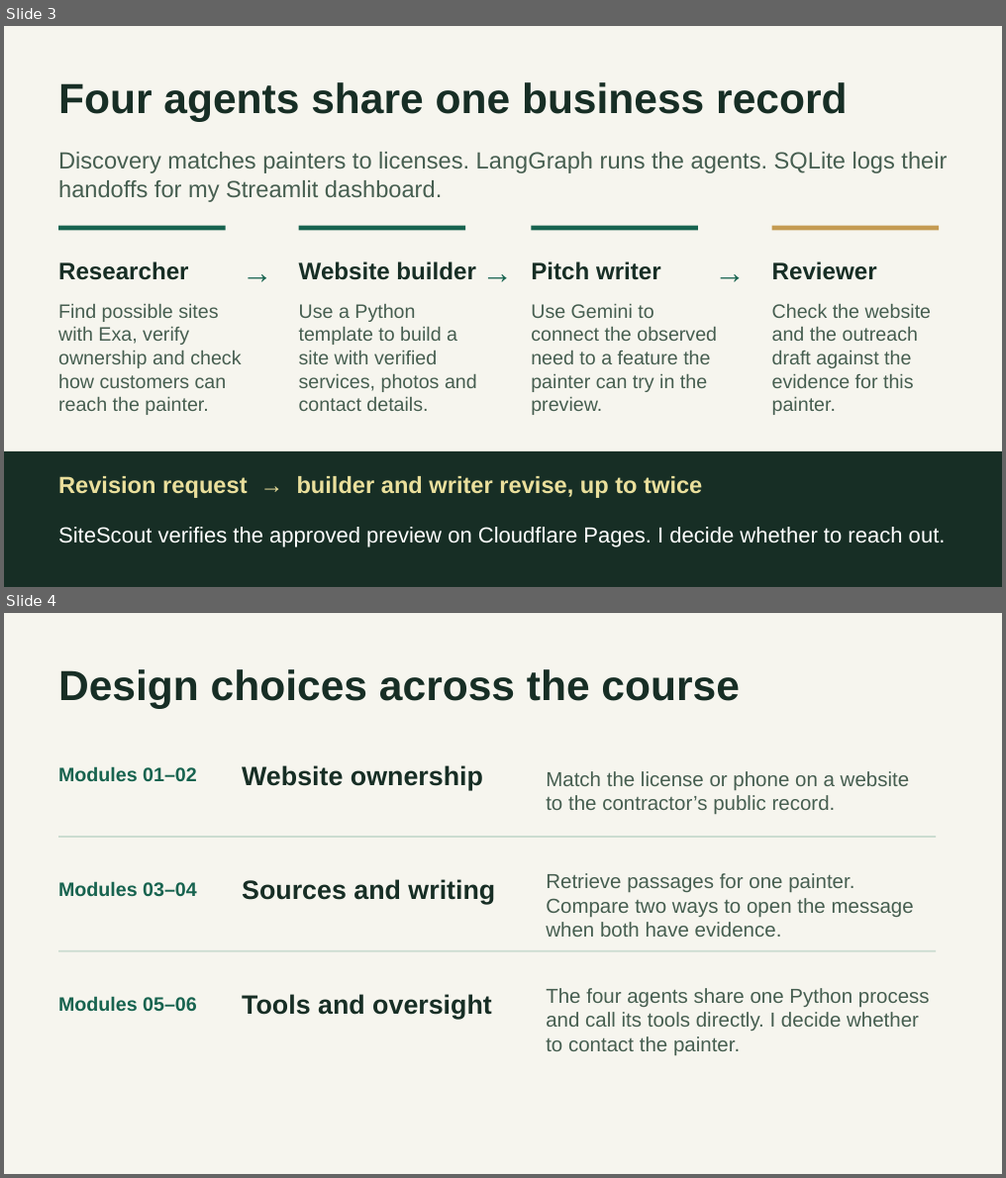
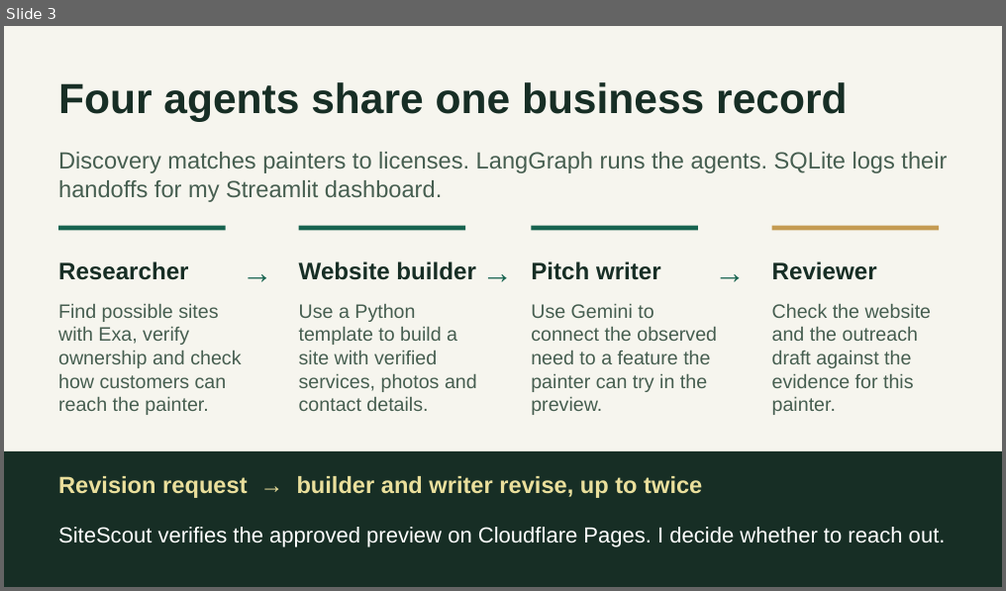
Before and after one commit to Abraham21/sitescout-capstone, a slide deck: submission/SiteScout Presentation.pptx. Shown one above the other, each under a label of ours: slides 3 and 4 before the commit, slide 3 after it. The pictures are 1006x1178 and 1006x591 pixels, drawn with LibreOffice and Linux fonts; fonts in the diff are those of the drawing. Boxes give left, top, right and bottom in pixels: in the first picture for what was removed or moved away, otherwise in the second. Text is boxed around its words. In the diff, an @@ line names an element or a change of style, - is before the commit and + after.

Commit message:
Clarify capstone evaluation, course decisions and grader walkthrough

```diff
--- a/submission/SiteScout Presentation.pptx
+++ b/submission/SiteScout Presentation.pptx
@@ slide 4 removed at (x1=4, y1=613, x2=1002, y2=1174), background #F6F5EE @@
@@ text removed at (x1=58, y1=669, x2=739, y2=708) @@
-Design choices across the course
@@ text removed at (x1=58, y1=766, x2=197, y2=781) @@
-Modules 01–02
@@ text removed at (x1=242, y1=765, x2=483, y2=790) @@
-Website ownership
@@ text removed at (x1=546, y1=771, x2=909, y2=815) @@
-Match the license or phone on a website to the contractor’s public record.
@@ rectangle removed at (x1=58, y1=836, x2=936, y2=838) @@
@@ text removed at (x1=242, y1=879, x2=495, y2=905) @@
-Sources and writing
@@ text removed at (x1=546, y1=873, x2=914, y2=937) @@
-Retrieve passages for one painter. Compare two ways to open the message when both have evidence.
@@ text removed at (x1=58, y1=881, x2=197, y2=897) @@
-Modules 03–04
@@ rectangle removed at (x1=58, y1=951, x2=936, y2=953) @@
@@ text removed at (x1=58, y1=996, x2=197, y2=1012) @@
-Modules 05–06
@@ text removed at (x1=242, y1=994, x2=492, y2=1019) @@
-Tools and oversight
@@ text removed at (x1=546, y1=988, x2=930, y2=1057) @@
-The four agents share one Python process and call its tools directly. I decide whether to contact the painter.
```
Also in this commit, not shown: 1 slide changed, 1 slide added, 6 other files.
